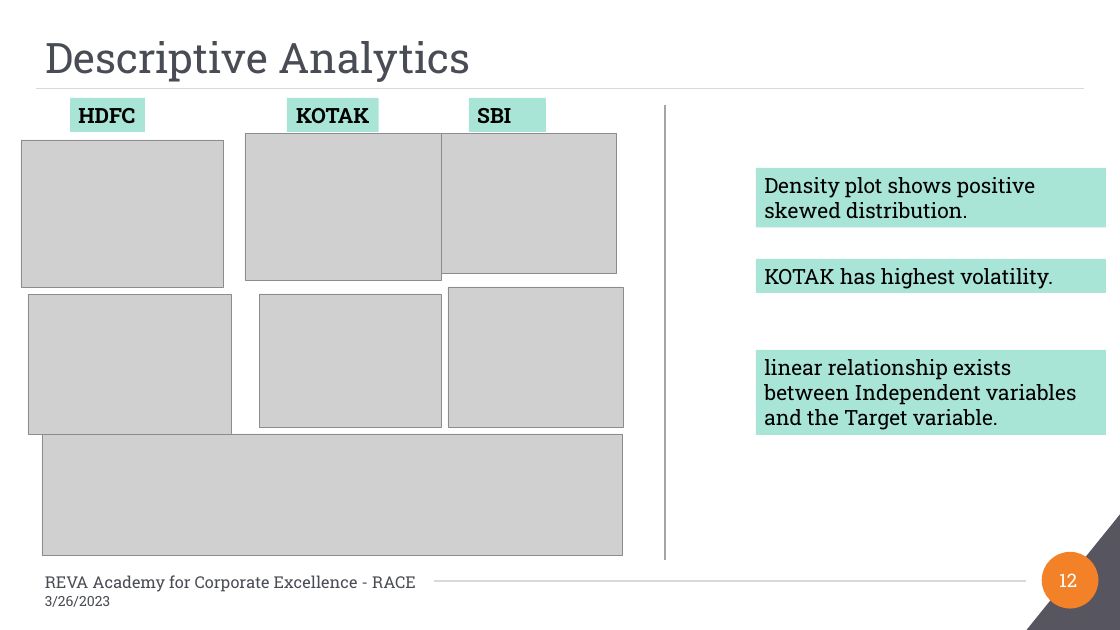
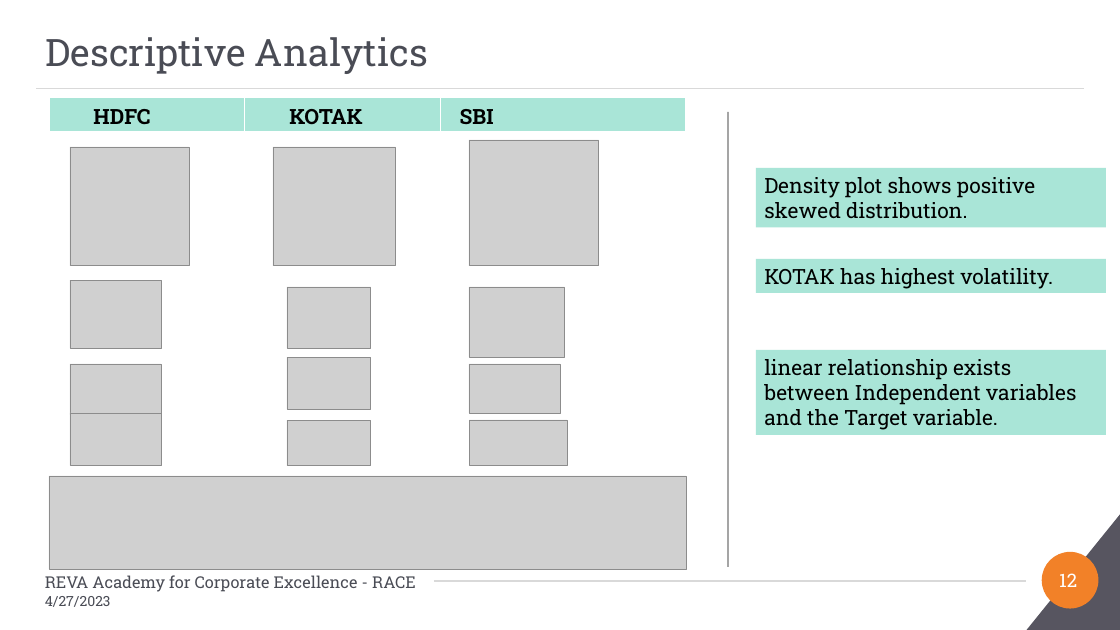
Before and after one commit to Embedded-org/ACCOMPLISHMENTS, a slide deck: slide 12 of RACE_CAPSTONE_PROJECT2/Conference_Paper2/PaperID-180_Direction Detection of Select Stocks with Machine Learning.pptx. Drawn at 1120x630 pixels with LibreOffice and Linux fonts; fonts in the diff are those of the drawing; grey boxes stand for pictures; background and template pictures are left out. Boxes give left, top, right and bottom in pixels: in the first picture for what was removed or moved away, otherwise in the second. Text is boxed around its words. In the diff, an @@ line names an element or a change of style, - is before the commit and + after.

```diff
--- a/RACE_CAPSTONE_PROJECT2/Conference_Paper2/PaperID-180_Direction Detection of Select Stocks with Machine Learning.pptx
+++ b/RACE_CAPSTONE_PROJECT2/Conference_Paper2/PaperID-180_Direction Detection of Select Stocks with Machine Learning.pptx
@@ title "Descriptive Analytics" at [46,37,428,74]: size 36 to 32.4 pt @@
@@ table added at [49,98,686,133], 1 rows, 3 columns @@
+HDFC | KOTAK | SBI
@@ rectangle removed at [70,98,145,132] @@
-HDFC
@@ rectangle removed at [287,98,379,132] @@
-KOTAK
@@ rectangle removed at [469,98,546,132] @@
-SBI
@@ line moved from (665, 105) - (665, 560) to (728, 112) - (728, 567) @@
@@ picture removed at [21,140,224,287] @@
@@ table added at [42,140,686,266], 1 rows, 3 columns @@
+ |  | 
@@ picture added at [70,147,189,266] @@
@@ picture: place and size @@
-picture at [245,133,441,280]
+picture at [273,147,396,266]
@@ picture: place and size @@
-picture at [441,133,616,273]
+picture at [469,140,598,266]
@@ picture removed at [28,294,231,434] @@
@@ table added at [49,280,686,469], 3 rows, 3 columns @@
+ |  | 
+ |  | 
+ |  | 
@@ picture added at [70,280,160,348] @@
@@ picture removed at [259,294,441,427] @@
@@ picture added at [287,287,371,349] @@
@@ picture removed at [448,287,623,428] @@
@@ picture added at [469,287,565,357] @@
@@ picture added at [287,357,371,409] @@
@@ picture added at [70,364,160,414] @@
@@ picture added at [469,364,560,413] @@
@@ picture added at [70,413,160,465] @@
@@ picture added at [287,420,371,465] @@
@@ picture added at [469,420,567,465] @@
@@ picture: place and size @@
-picture at [42,434,623,555]
+picture at [49,476,686,570]
@@ text at [45,596,111,607]: text changed @@
-3/26/2023
+4/27/2023
```
Also in this commit, not shown: 21 other slides changed, 1 other file.
